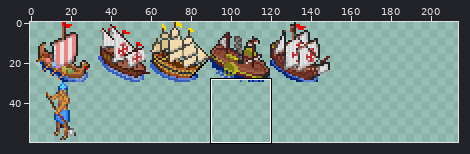
File history of a sprite sheet, RoundSquare/units_LT.png. The first picture is a wide view before the edit; the outline marks the close-up.
Close-up. Before the edit:
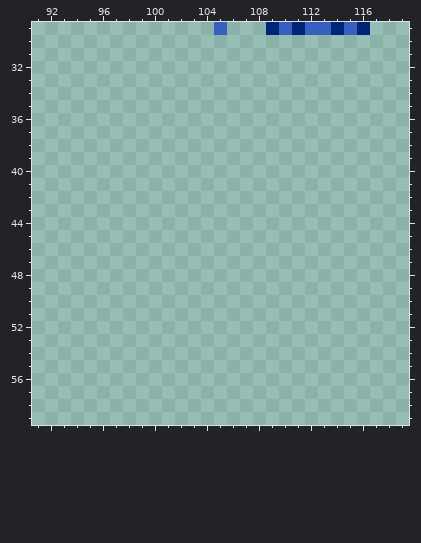
The file is 240x60 pixels. Pixels under 10% opacity are left out. Colours within 5 levels of each other are drawn and written as one. Shown: x 91..119, y 29..59. The wide view leaves out empty margins. The commit also changed other parts of the picture, which this record leaves out.
After the commit:
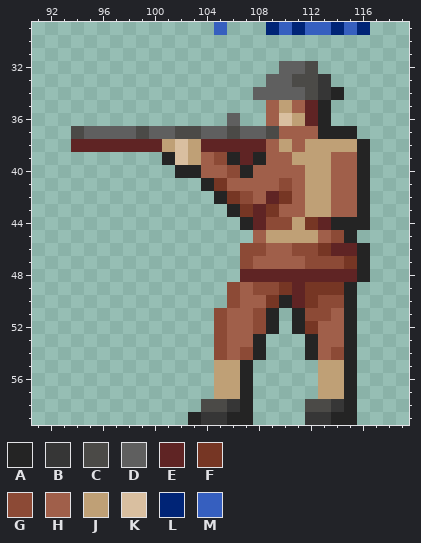
Palette (. is transparent): A #242424  B #363636  C #4b4a47  D #5f5f5f  E #5f2424  F #763624  G #8c4a36  H #a05f4a  J #bfa076  K #d9bfa0  L #002476  M #365fbf
From old to new:
Changed rows in their new state; - is an unchanged pixel.
first column x 94:
32 ----------------DDC----
33 ---------------DDCCB---
34 --------------DDDDCBA--
35 ---------------HJHEA---
36 ------------D--HKJEA---
37 CDDDDCDDCCDDCDDCHHHAAA-
38 EEEEEEEJKJEEEEEHJHJJJJA
39 -------AKJHGAEAHHJJJHHA
40 --------AAHHGAHHHHJJHHA
41 ----------AFHHHHGHJJHHA
42 -----------AFGHEFHJJHHA
43 ------------AFEFHHJJHHA
44 -------------AEGGJFEAAA
45 --------------HJJJJHGA-
46 -------------GGHHGGFEEA
47 -------------GHHHHGGGFA
48 -------------EEEEEEEEEA
49 ------------GHGGFEFFFA-
50 ------------GHHFAEFGGA-
51 -----------GHHGA-AGGHA-
52 -----------GHHGA-AFHHA-
53 -----------GHHA---AHHA-
54 -----------GHGA---AHGA-
55 -----------JJA-----JJA-
56 -----------JJA-----JJA-
57 -----------JJA-----JJA-
58 ----------CCBA----CCBA-
59 ---------ABBAA----BBAA-
Pixel boxes of the changes (left, top, right, bottom) in both close-ups:
added: (71, 61, 370, 425)
